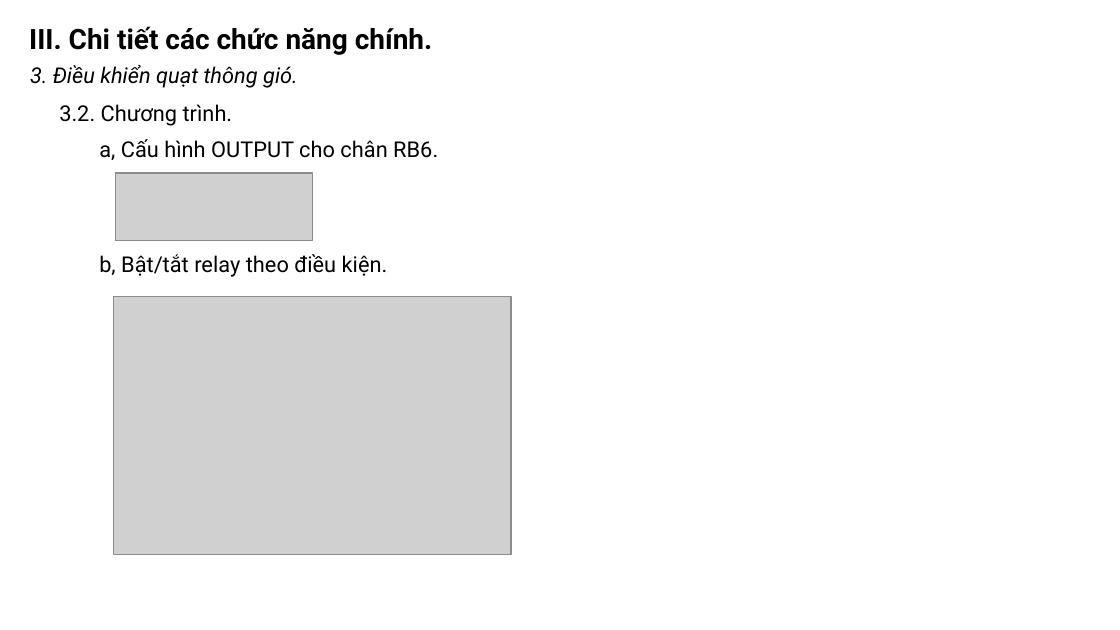
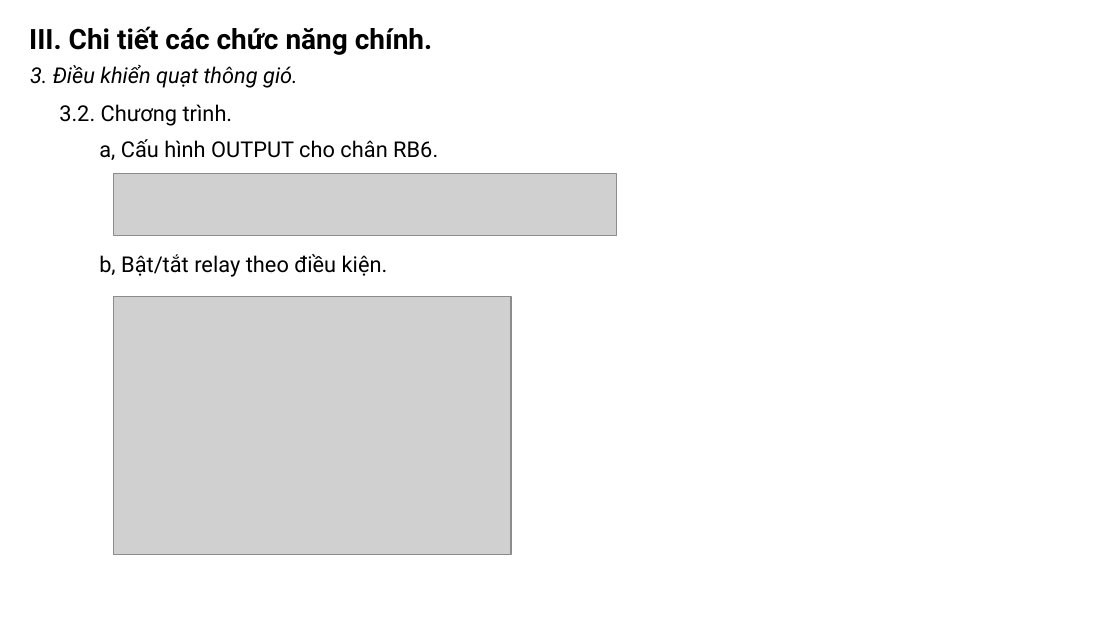
Before and after one commit to khanhnm08/HK_Egg_Incubator, a slide deck: slide 14 of Slide bao cao.pptx. Drawn at 1120x630 pixels with LibreOffice and Linux fonts; fonts in the diff are those of the drawing; grey boxes stand for pictures. Boxes give left, top, right and bottom in pixels: in the first picture for what was removed or moved away, otherwise in the second. Text is boxed around its words. In the diff, an @@ line names an element or a change of style, - is before the commit and + after.

```diff
--- a/Slide bao cao.pptx
+++ b/Slide bao cao.pptx
@@ picture added at bbox=[113, 174, 616, 235] @@
@@ picture removed at bbox=[115, 172, 312, 240] @@
```
Also in this commit, not shown: 2 other slides changed.
